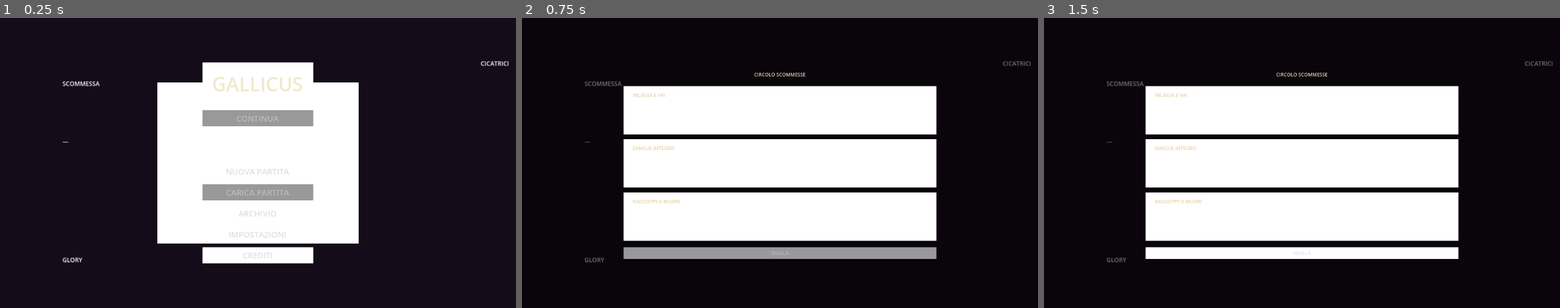
Above: before the commit, frames 1-3 (left to right).
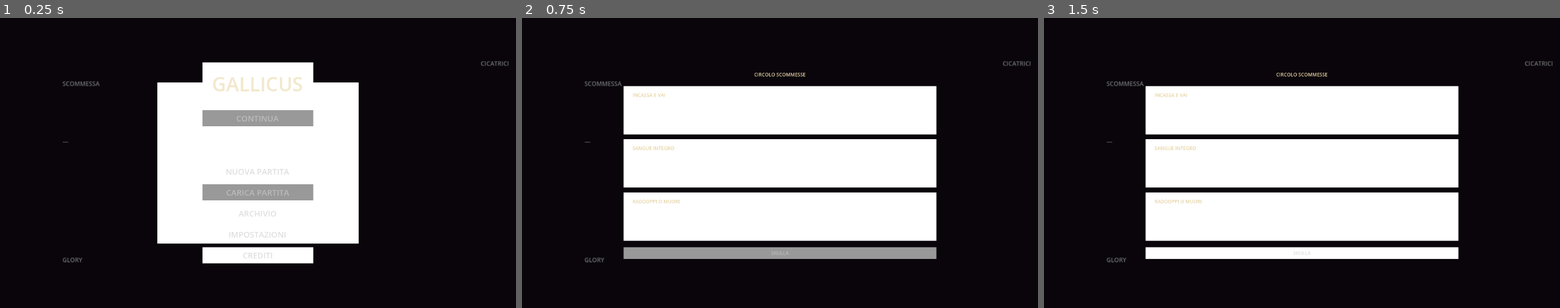
Above: after the commit, the same moments.

Repository: Faratas410/Gallicus-2.0
Game: Godot game, scene res://scenes/Main.tscn
Two runs of this game, one before a commit and one after it. Both use one fixed random seed, a clock stepped at 60 frames per second and the inputs below.
Inputs (mouse positions are in pixels of both pictures, inside the frame that each line leads up to):
- Up to frame 1 (0.25 s): no input
- Up to frame 2 (0.75 s): click "NUOVA PARTITA" at 0.5 s
- Up to frame 3 (1.5 s): click (1302, 110) at 1.25 s

The runs differ from the first frame. In frame 1, 0.2% of the frame differs, in the area x 12-99%, y 14-85%; in frame 2, nothing differs; in frame 3, nothing differs.

Commit message:
fix: trigger run manager boot from _ready

Diff:
--- a/scripts/systems/run_manager.gd
+++ b/scripts/systems/run_manager.gd
@@ -1338,6 +1338,7 @@
 	_connect_gameevents()
 	_registry_has_precedent = SaveManager.has_unlocked(UNLOCK_REGISTRY_PRECEDENT)
 	_start_smoke_timeout_timer()
+	call_deferred("_boot")
 
 func _process(_delta: float) -> void:
 	_watchdog_tick()
